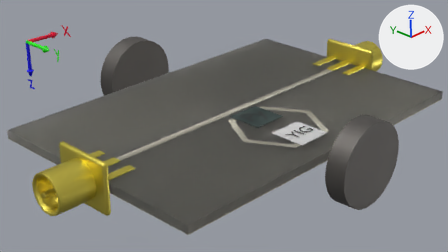
The Blender file images/3d_model.blend: old version first, new version second.
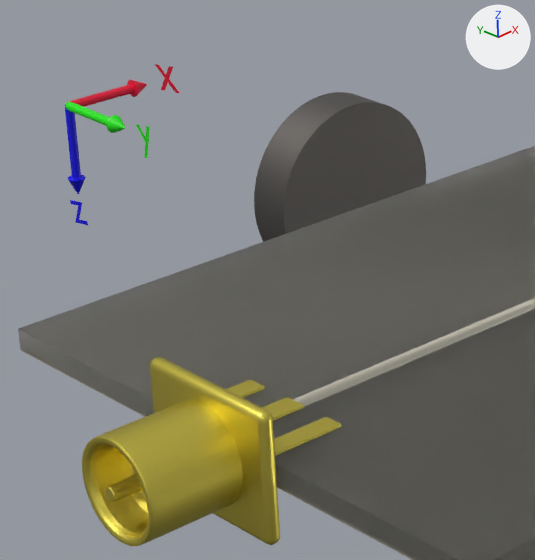
Each version is shown from the file's camera 'Camera', then close up on the part from 0% to 47% of the width and 0% to 88% of the height. Arrows for +X, +Y and +Z are at upper right; the lights stay in place.

Objects in the first close-up: 'coax', 'dielectric', 'electromagnet 2', 'ground', 'msl', 'port board', 'port pin2', 'x', 'x axis', 'y', 'y axis', 'z', 'z axis'.
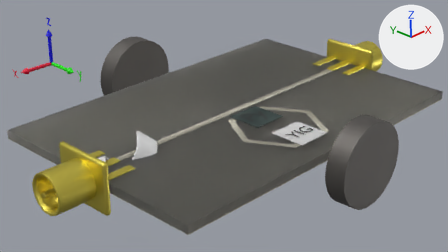
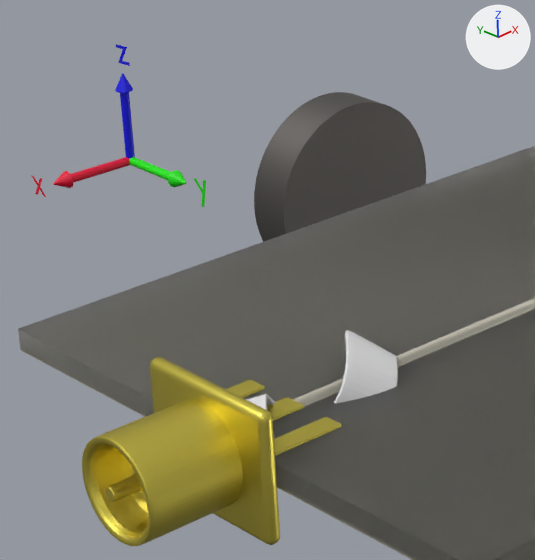
Where the change shows, as pixel boxes (x1, y1, x2, y2) in the close-ups (535 x 560 px):
'arrow', added: after (246, 330, 398, 410)
'z axis', moved, turned: before (65, 105, 86, 194); after (115, 73, 135, 159)
'x axis', moved, turned: before (66, 80, 147, 107); after (53, 157, 130, 188)
'y axis', moved: before (65, 102, 125, 133); after (129, 157, 186, 187)
'x', moved, rescaled (40% narrower, 27% shorter): before (155, 64, 179, 93); after (32, 176, 46, 197)
'y', moved: before (136, 124, 150, 158); after (193, 178, 206, 207)
'z', moved, turned, rescaled: before (70, 200, 88, 225); after (116, 44, 130, 66)

Edits to the bpy script that builds the scene:
```text
Add cu_helix:
    cu_helix = bpy.data.curves.new('Helix', 'CURVE')
    cu_helix.dimensions = '3D'
    _sp = cu_helix.splines.new('POLY'); _sp.points.add(99)
    _sp.points.foreach_set('co', [0.0, 0.002, 0.0, 0.0, 0.000379, 0.00196, 0.000303, 0.0, 0.000743, 0.00186, 0.000606, 0.0, 0.00108, 0.00168, 0.000909, 0.0, 0.00138, 0.00145, 0.00121, 0.0, 0.00163, 0.00116, 0.00152, 0.0, 0.00182, 0.000831, 0.00182, 0.0, 0.00194, 0.000472, 0.00212, 0.0, 0.002, 0.0000952, 0.00242, 0.0, 0.00198, -0.000285, 0.00273, 0.0, 0.00189, -0.000654, 0.00303, 0.0, 0.00173, -0.001, 0.00333, 0.0, 0.00151, -0.00131, 0.00364, 0.0, 0.00124, -0.00157, 0.00394, 0.0, 0.000916, -0.00178, 0.00424, 0.0, 0.000563, -0.00192, 0.00455, 0.0, 0.00019, -0.00199, 0.00485, 0.0, -0.00019, -0.00199, 0.00515, 0.0, -0.000563, -0.00192, 0.00545, 0.0, -0.000916, -0.00178, 0.00576, 0.0, -0.00124, -0.00157, 0.00606, 0.0, -0.00151, -0.00131, 0.00636, 0.0, -0.00173, -0.001, 0.00667, 0.0, -0.00189, -0.000654, 0.00697, 0.0, -0.00198, -0.000285, 0.00727, 0.0, -0.002, 0.0000952, 0.00758, 0.0, -0.00194, 0.000472, 0.00788, 0.0, -0.00182, 0.000831, 0.00818, 0.0, -0.00163, 0.00116, 0.00848, 0.0, -0.00138, 0.00145, 0.00879, 0.0, -0.00108, 0.00168, 0.00909, 0.0, -0.000743, 0.00186, 0.00939, 0.0, -0.000379, 0.00196, 0.0097, 0.0, 0.0, 0.002, 0.01, 0.0, 0.000379, 0.00196, 0.0103, 0.0, 0.000743, 0.00186, 0.0106, 0.0, 0.00108, 0.00168, 0.0109, 0.0, 0.00138, 0.00145, 0.0112, 0.0, 0.00163, 0.00116, 0.0115, 0.0, 0.00182, 0.000831, 0.0118, 0.0, 0.00194, 0.000472, 0.0121, 0.0, 0.002, 0.0000952, 0.0124, 0.0, 0.00198, -0.000285, 0.0127, 0.0, 0.00189, -0.000654, 0.013, 0.0, 0.00173, -0.001, 0.0133, 0.0, 0.00151, -0.00131, 0.0136, 0.0, 0.00124, -0.00157, 0.0139, 0.0, 0.000916, -0.00178, 0.0142, 0.0, 0.000563, -0.00192, 0.0145, 0.0, 0.00019, -0.00199, 0.0148, 0.0, -0.00019, -0.00199, 0.0152, 0.0, -0.000563, -0.00192, 0.0155, 0.0, -0.000916, -0.00178, 0.0158, 0.0, -0.00124, -0.00157, 0.0161, 0.0, -0.00151, -0.00131, 0.0164, 0.0, -0.00173, -0.001, 0.0167, 0.0, -0.00189, -0.000654, 0.017, 0.0, -0.00198, -0.000285, 0.0173, 0.0, -0.002, 0.0000952, 0.0176, 0.0, -0.00194, 0.000472, 0.0179, 0.0, -0.00182, 0.000831, 0.0182, 0.0, -0.00163, 0.00116, 0.0185, 0.0, -0.00138, 0.00145, 0.0188, 0.0, -0.00108, 0.00168, 0.0191, 0.0, -0.000743, 0.00186, 0.0194, 0.0, -0.000379, 0.00196, 0.0197, 0.0, 0.0, 0.002, 0.02, 0.0, 0.000379, 0.00196, 0.0203, 0.0, 0.000743, 0.00186, 0.0206, 0.0, 0.00108, 0.00168, 0.0209, 0.0, 0.00138, 0.00145, 0.0212, 0.0, 0.00163, 0.00116, 0.0215, 0.0, 0.00182, 0.000831, 0.0218, 0.0, 0.00194, 0.000472, 0.0221, 0.0, 0.002, 0.0000952, 0.0224, 0.0, 0.00198, -0.000285, 0.0227, 0.0, 0.00189, -0.000654, 0.023, 0.0, 0.00173, -0.001, 0.0233, 0.0, 0.00151, -0.00131, 0.0236, 0.0, 0.00124, -0.00157, 0.0239, 0.0, 0.000916, -0.00178, 0.0242, 0.0, 0.000563, -0.00192, 0.0245, 0.0, 0.00019, -0.00199, 0.0248, 0.0, -0.00019, -0.00199, 0.0252, 0.0, -0.000563, -0.00192, 0.0255, 0.0, -0.000916, -0.00178, 0.0258, 0.0, -0.00124, -0.00157, 0.0261, 0.0, -0.00151, -0.00131, 0.0264, 0.0, -0.00173, -0.001, 0.0267, 0.0, -0.00189, -0.000654, 0.027, 0.0, -0.00198, -0.000285, 0.0273, 0.0, -0.002, 0.0000952, 0.0276, 0.0, -0.00194, 0.000472, 0.0279, 0.0, -0.00182, 0.000831, 0.0282, 0.0, -0.00163, 0.00116, 0.0285, 0.0, -0.00138, 0.00145, 0.0288, 0.0, -0.00108, 0.00168, 0.0291, 0.0, -0.000743, 0.00186, 0.0294, 0.0, -0.000379, 0.00196, 0.0297, 0.0, 0.0, 0.002, 0.03, 0.0])
    _sp.order_u = 2
    _sp.use_endpoint_u = True
    cu_helix.use_path = True
    cu_helix.fill_mode = 'FULL'
Change ob_y_axis:
    ob_y_axis.location: (-0.01158, 0.01132, 0.00626) -> (-0.00955, 0.01132, 0.00394)
Change ob_z_axis:
    ob_z_axis.location: (-0.01158, 0.01132, 0.00626) -> (-0.00955, 0.01132, 0.00394)
    ob_z_axis.rotation_euler: (1.571, 0.0, 0.0) -> (1.571, 3.142, 0.0)  # degrees (90, 0, 0) -> degrees (90, 180, 0)
Change ob_x_axis:
    ob_x_axis.location: (-0.01158, 0.01132, 0.00626) -> (-0.00955, 0.01132, 0.00394)
    ob_x_axis.rotation_euler: (0.0, 0.0, 1.571) -> (3.142, 0.0, 1.571)  # degrees (0, 0, 90) -> degrees (180, 0, 90)
Change ob_x:
    ob_x.location: (-0.00791, 0.01132, 0.00626) -> (-0.01302, 0.01118, 0.00407)
    ob_x.scale: (0.393, 0.393, 0.393) -> (0.243, 0.27, 0.337)
Change ob_y:
    ob_y.location: (-0.01158, 0.00737, 0.00626) -> (-0.00966, 0.00742, 0.00407)
Change ob_z:
    ob_z.location: (-0.01158, 0.01132, 0.00274) -> (-0.00954, 0.01118, 0.00744)
    ob_z.rotation_euler: (1.668, -0.112, -1.526) -> (1.613, -0.0542, -1.556)  # degrees (96, -6.4, -87) -> degrees (92, -3.1, -89)
    ob_z.scale: (0.343, 0.343, 0.343) -> (0.308, 0.27, 0.308)
Add ob_arrow:
    ob_arrow = bpy.data.objects.new('arrow', me_plane)  # 38 vertices, 18 faces; spans x -0.0329..0.0069, y -0.0051..0.0051, z 0.0; modifiers SOLIDIFY, BEVEL, SUBSURF, CURVE
    ob_arrow.location = (-0.00305, 0.0, 0.0)
    ob_arrow.scale = (0.332, 0.332, 0.332)
Add ob_helix:
    ob_helix = bpy.data.objects.new('Helix', cu_helix)
    ob_helix.location = (-0.0181, 0.0, 0.0)
    ob_helix.rotation_euler = (0.0, 1.571, 0.0)  # degrees (0, 90, 0)
    ob_helix.scale = (0.484, 0.484, 0.484)
```
